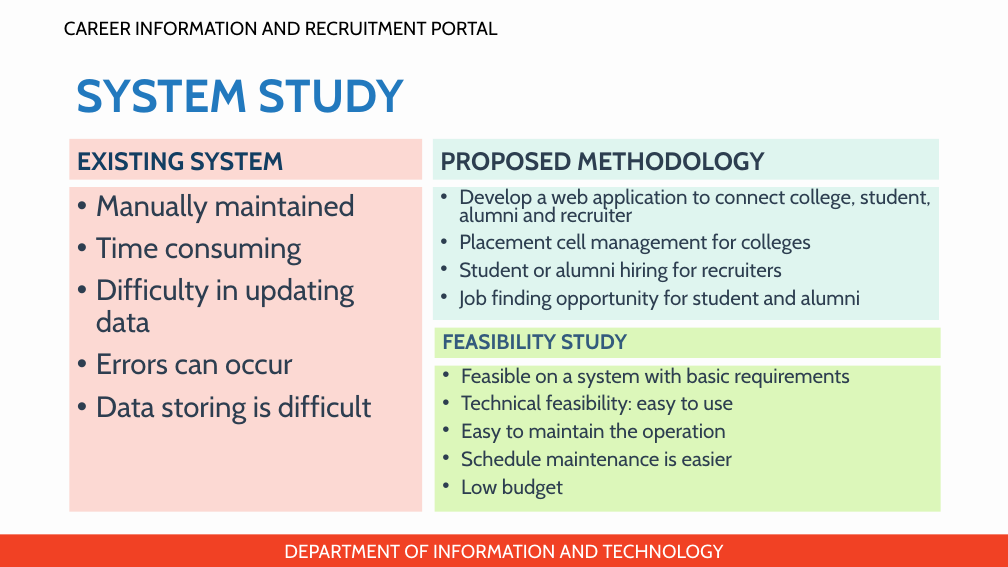
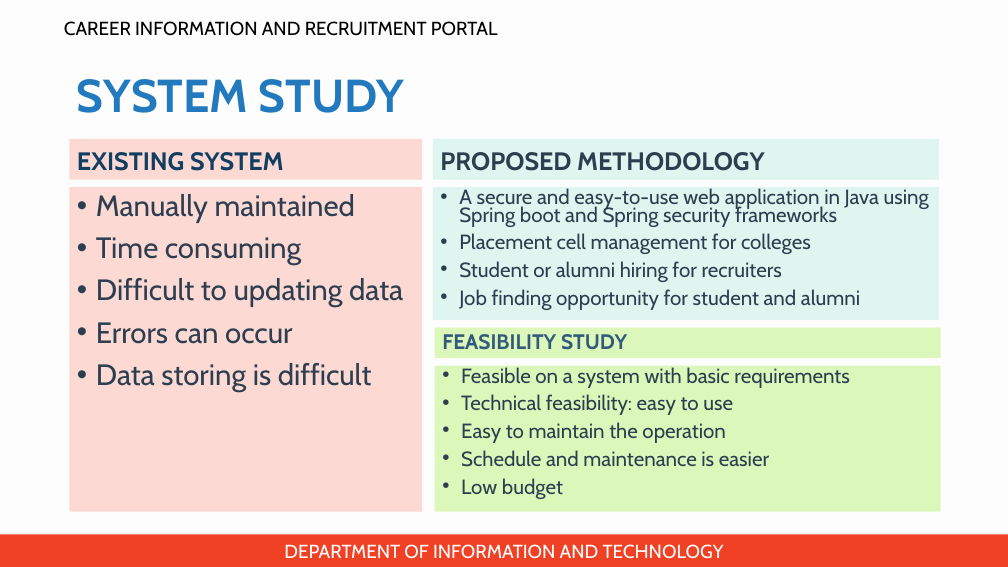
Before and after one commit to jincy-p-janardhanan/Career-Information-and-Recruitment-Portal, a slide deck: slide 6 of Presentation for zeroth review/PPT for zeroth review.pptx. Drawn at 1008x567 pixels with LibreOffice and Linux fonts; fonts in the diff are those of the drawing; background and template pictures are left out. Boxes give left, top, right and bottom in pixels: in the first picture for what was removed or moved away, otherwise in the second. Text is boxed around its words. In the diff, an @@ line names an element or a change of style, - is before the commit and + after.

Commit message:
Corrected Software and hardware specifications, modified proposed methodology, spell & grammar check

```diff
--- a/Presentation for zeroth review/PPT for zeroth review.pptx
+++ b/Presentation for zeroth review/PPT for zeroth review.pptx
@@ text at [459,188,929,227]: text changed @@
-• Develop a web application to connect college, student, alumni and recruiter
+• A secure and easy-to-use web application in Java using Spring boot and Spring security frameworks
@@ text at [96,278,403,308]: text changed @@
-• Difficulty in updating data
+• Difficult to updating data
@@ text at [461,450,769,467]: text changed @@
-• Schedule maintenance is easier
+• Schedule and maintenance is easier
```
Also in this commit, not shown: 7 other slides changed.
